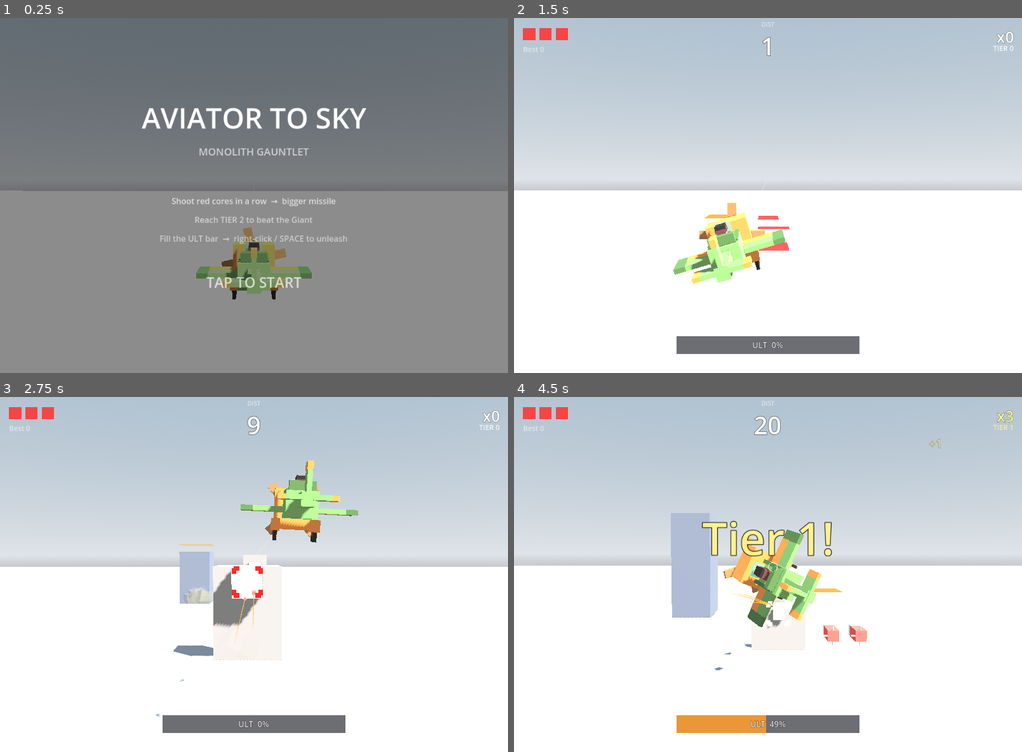
Above: before the commit, frames 1-4 (two rows, left to right).
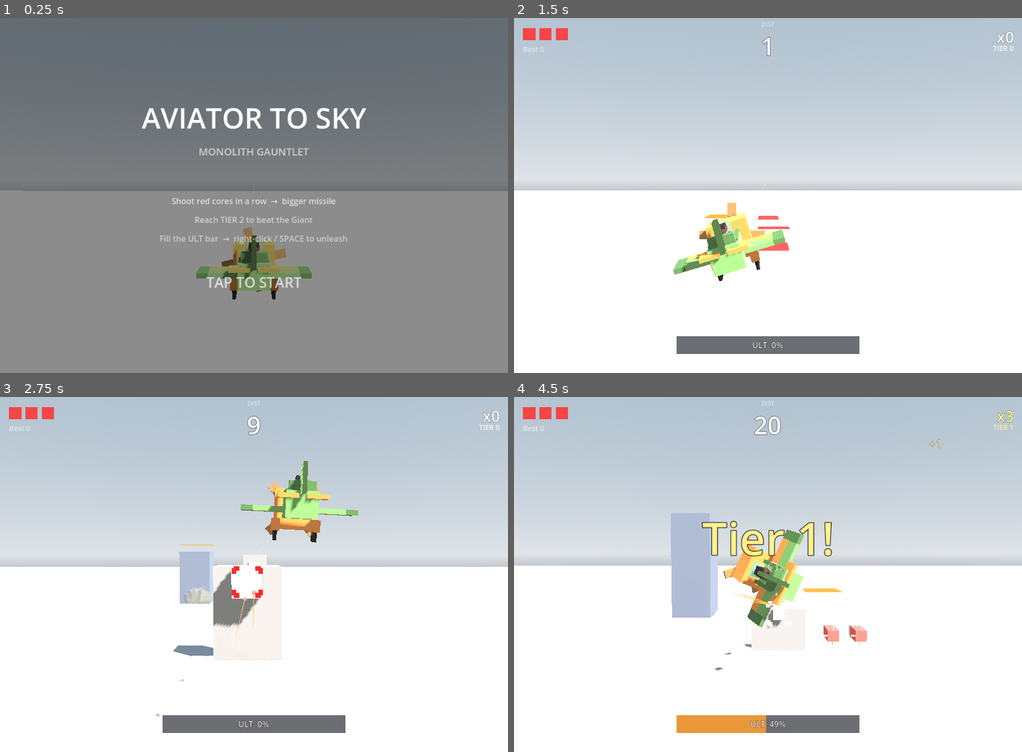
Above: after the commit, the same moments.

Repository: weathermanho/supercent
Game: Godot game, scene res://scenes/Main.tscn
The game is run twice, just before and just after one commit, with the same random seed, the same clock (stepped at 60 frames per second) and the same inputs.
Inputs (mouse positions are in pixels of both pictures, inside the frame that each line leads up to):
- Up to frame 1 (0.25 s): no input
- Up to frame 2 (1.5 s): tap Enter at 0.5, 1.25 s; move the mouse to (879, 177) at 0.52 s; hold Right mouse button (fire_missle) 0.53-1.25 s; click (879, 177) at 0.67 s; drag from (666, 213) to (742, 266) at 1.27 s
- Up to frame 3 (2.75 s): move the mouse to (304, 496) at 2.02 s; hold Right mouse button (fire_missle) from 2.03 s (still down); click (304, 496) at 2.17 s
- Up to frame 4 (4.5 s): release Right mouse button (fire_missle) at 2.75 s; drag from (742, 645) to (615, 521) at 2.77 s; move the mouse to (920, 627) at 3.52 s; hold Right mouse button (fire_missle) 3.53-4.25 s; click (920, 627) at 3.67 s; drag from (615, 521) to (691, 485) at 4.27 s

The runs differ from the first frame. In frame 1, 0.5% of the frame differs, in the area x 43-57%, y 61-78%; in frame 2, 0.8%; in frame 3, 0.6%; in frame 4, 0.9%, in the area x 47-61%, y 46-65%.

Commit message:
tune(plane): 꼬리 붐 제거 → 사다리꼴 수직핀 + 좌우 보조날개
레퍼런스(image.png)의 통합형 꼬리에 맞춤:
- 별도 boom 기둥 제거.
- _make_trapezoid_fin 헬퍼 (SurfaceTool ArrayMesh): 아래 넓고 위
  좁은 대칭 사다리꼴 수직핀, 동체 뒤(x-40)에서 바로 솟음.
- 핀 base 좌우에 주황 보조 수평날개 2개.

Co-Authored-By: Claude Opus 4.7 <noreply@anthropic.com>

Diff:
--- a/godot_project/scripts/AirPlane.gd
+++ b/godot_project/scripts/AirPlane.gd
@@ -64,30 +64,19 @@
 	trim.position = Vector3(36.0, 0.0, 0.0)
 	add_child(trim)
 
-	# Tail boom extending back from the slim body, with proper tail surfaces at
-	# its end (the reference's tail sits well behind the cockpit).
-	var boom := BoxFactory.make_box(52, 14, 14, GameColors.PLANE_GREEN)
-	boom.position = Vector3(-66.0, 6.0, 0.0)   # spans x-92 .. -40
-	add_child(boom)
-
-	# Vertical fin — tall green fin + orange tip at the tail end.
-	var fin := BoxFactory.make_box(16, 30, 5, GameColors.PLANE_GREEN)
-	fin.position = Vector3(-84.0, 22.0, 0.0)
+	# Tail — NO separate boom. A trapezoidal vertical fin rises straight from the
+	# rear of the body, with small auxiliary horizontal wings on its left/right
+	# base (matches image.png's integrated tail).
+	var fin := _make_trapezoid_fin(34.0, 16.0, 34.0, 5.0, GameColors.PLANE_GREEN)
+	fin.position = Vector3(-40.0, 14.0, 0.0)
 	add_child(fin)
-	var fin_tip := BoxFactory.make_box(16, 8, 6, GameColors.PLANE_ORANGE)
-	fin_tip.position = Vector3(-84.0, 38.0, 0.0)
-	add_child(fin_tip)
-
-	# Horizontal stabilizer (rear wing) — green with orange tips.
-	var stab := BoxFactory.make_box(18, 5, 44, GameColors.PLANE_GREEN)
-	stab.position = Vector3(-84.0, 8.0, 0.0)
-	add_child(stab)
-	var stab_tip_l := BoxFactory.make_box(18, 5, 8, GameColors.PLANE_ORANGE)
-	stab_tip_l.position = Vector3(-84.0, 8.0, 26.0)
-	add_child(stab_tip_l)
-	var stab_tip_r := BoxFactory.make_box(18, 5, 8, GameColors.PLANE_ORANGE)
-	stab_tip_r.position = Vector3(-84.0, 8.0, -26.0)
-	add_child(stab_tip_r)
+	# Auxiliary horizontal stabilizers either side of the fin base (orange).
+	var stab_l := BoxFactory.make_box(16, 5, 24, GameColors.PLANE_ORANGE)
+	stab_l.position = Vector3(-42.0, 12.0, 16.0)
+	add_child(stab_l)
+	var stab_r := BoxFactory.make_box(16, 5, 24, GameColors.PLANE_ORANGE)
+	stab_r.position = Vector3(-42.0, 12.0, -16.0)
+	add_child(stab_r)
 
 	# Low wings — TWO-TONE: green trailing half + orange leading edge stripe
 	# running the full span, plus orange tips. (Low-wing monoplane like the ref.)
@@ -166,6 +155,48 @@
 	add_child(suspension)
 
 	_prev_position = global_position
+
+
+## Build a trapezoidal vertical fin (thin in Z) as an ArrayMesh. Profile lies
+## in the X-Y plane: bottom edge length `bottom`, top edge length `top`
+## (centered, so it's a symmetric trapezoid narrowing upward), height `h`,
+## thickness `thick`. Origin is at the bottom-centre.
+func _make_trapezoid_fin(bottom: float, top: float, h: float, thick: float, color: Color) -> MeshInstance3D:
+	var hb := bottom * 0.5
+	var ht := top * 0.5
+	var hz := thick * 0.5
+	# 4 profile points (front +X, rear -X), front/back faces at ±hz.
+	# front face (z=+hz)
+	var f0 := Vector3(hb, 0.0, hz)    # bottom-front
+	var f1 := Vector3(-hb, 0.0, hz)   # bottom-rear
+	var f2 := Vector3(-ht, h, hz)     # top-rear
+	var f3 := Vector3(ht, h, hz)      # top-front
+	# back face (z=-hz)
+	var b0 := Vector3(hb, 0.0, -hz)
+	var b1 := Vector3(-hb, 0.0, -hz)
+	var b2 := Vector3(-ht, h, -hz)
+	var b3 := Vector3(ht, h, -hz)
+
+	var st := SurfaceTool.new()
+	st.begin(Mesh.PRIMITIVE_TRIANGLES)
+	var quad := func(p0: Vector3, p1: Vector3, p2: Vector3, p3: Vector3) -> void:
+		var n: Vector3 = (p1 - p0).cross(p2 - p0).normalized()
+		for v in [p0, p1, p2, p0, p2, p3]:
+			st.set_normal(n); st.add_vertex(v)
+	quad.call(f0, f1, f2, f3)   # front
+	quad.call(b3, b2, b1, b0)   # back
+	quad.call(f3, f2, b2, b3)   # top
+	quad.call(b0, b1, f1, f0)   # bottom
+	quad.call(f0, f3, b3, b0)   # leading (+X)
+	quad.call(b1, b2, f2, f1)   # trailing (-X)
+
+	var mi := MeshInstance3D.new()
+	mi.mesh = st.commit()
+	var mat := StandardMaterial3D.new()
+	mat.albedo_color = color
+	mat.roughness = 0.85
+	mi.set_surface_override_material(0, mat)
+	return mi
 
 
 func set_mouse_pos(p: Vector2) -> void:
